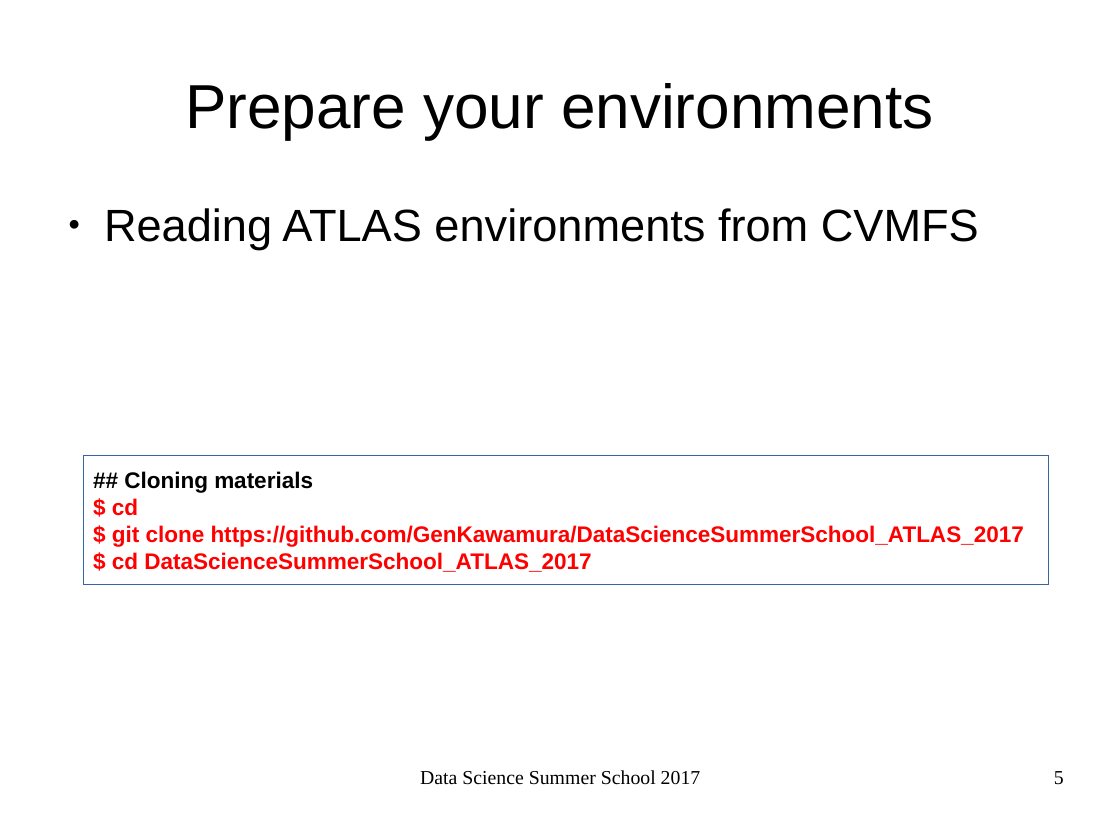
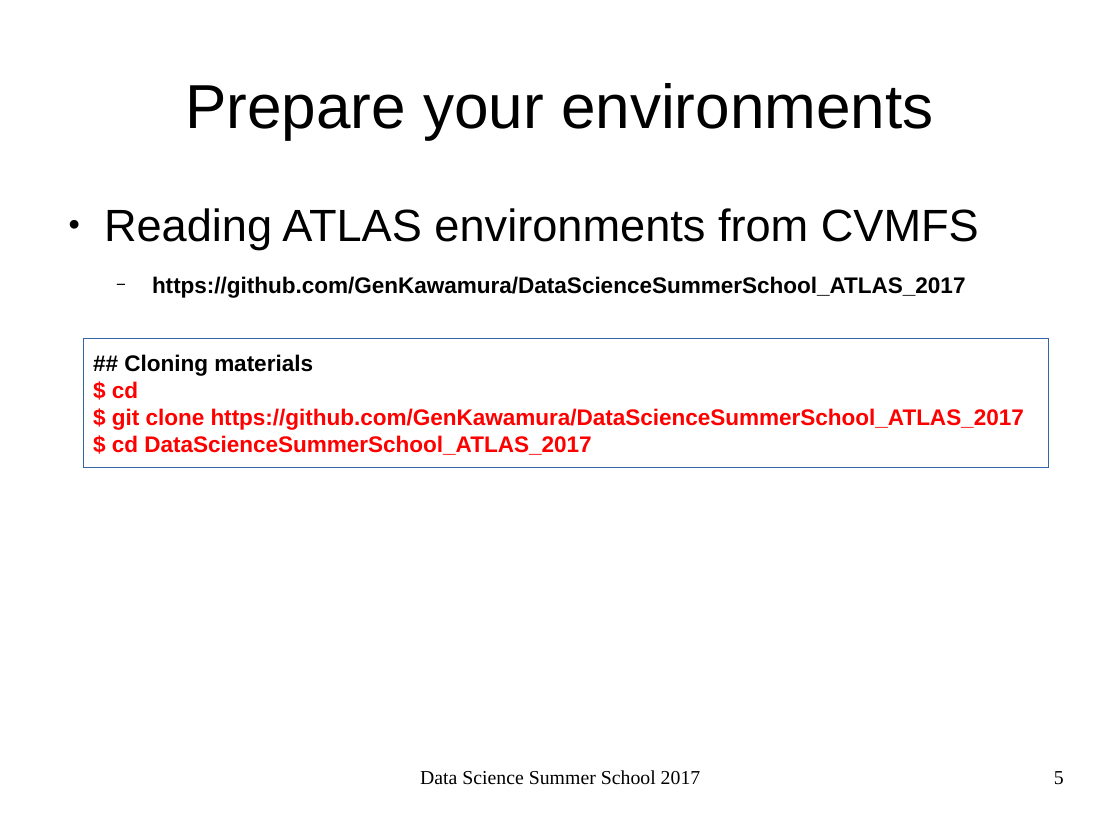
Before and after one commit to GenKawamura/DataScienceSummerSchool_ATLAS_2017, a slide deck: slide 5 of slides/hep_big_data_analysis_example_and_hands_on-2_2017.odp. Drawn at 1120x840 pixels with LibreOffice and Linux fonts; fonts in the diff are those of the drawing. Boxes give left, top, right and bottom in pixels: in the first picture for what was removed or moved away, otherwise in the second. Text is boxed around its words. In the diff, an @@ line names an element or a change of style, - is before the commit and + after.

Commit message:
Edited slides

```diff
--- a/slides/hep_big_data_analysis_example_and_hands_on-2_2017.odp
+++ b/slides/hep_big_data_analysis_example_and_hands_on-2_2017.odp
@@ text at (x1=152, y1=276, x2=966, y2=298): paragraph added @@
+  − https://github.com/GenKawamura/DataScienceSummerSchool_ATLAS_2017
@@ rectangle "## Cloning materials" moved from (x1=83, y1=455, x2=1049, y2=584) to (x1=83, y1=338, x2=1049, y2=468) @@
```
Also in this commit, not shown: 5 other files.
